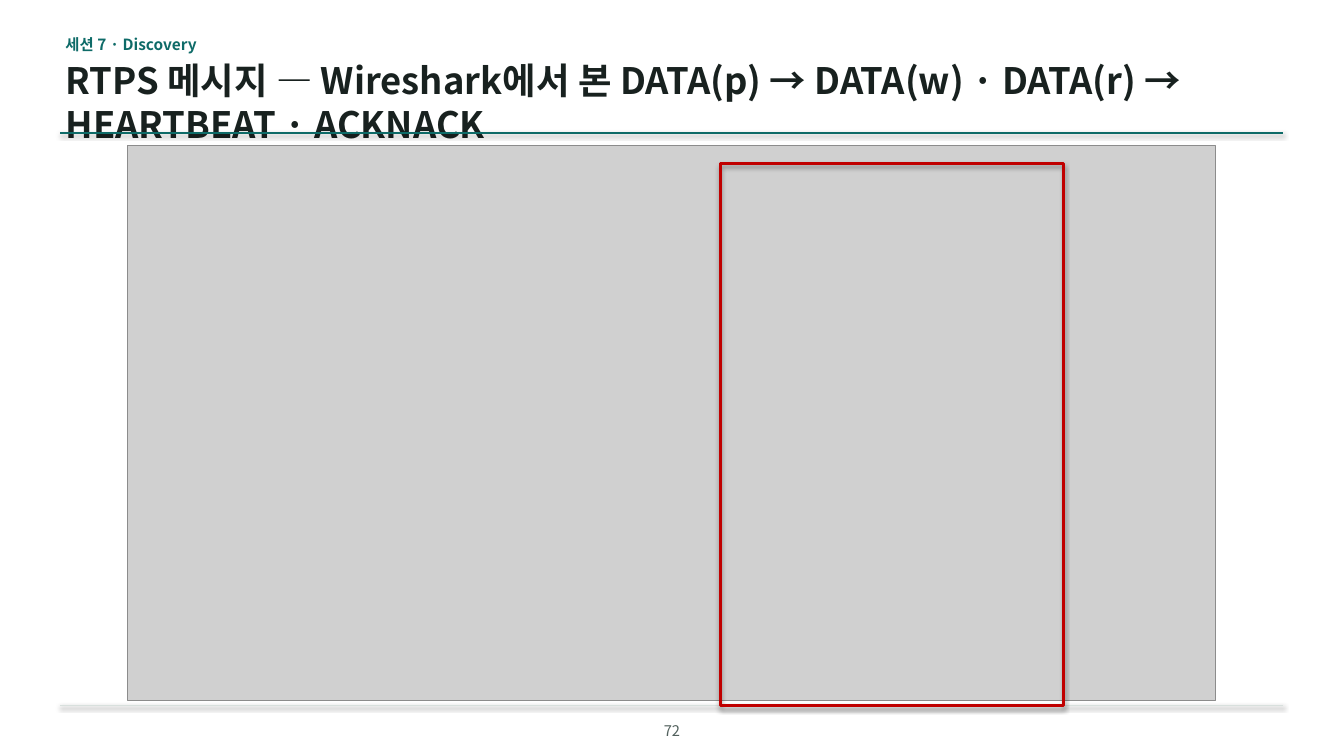
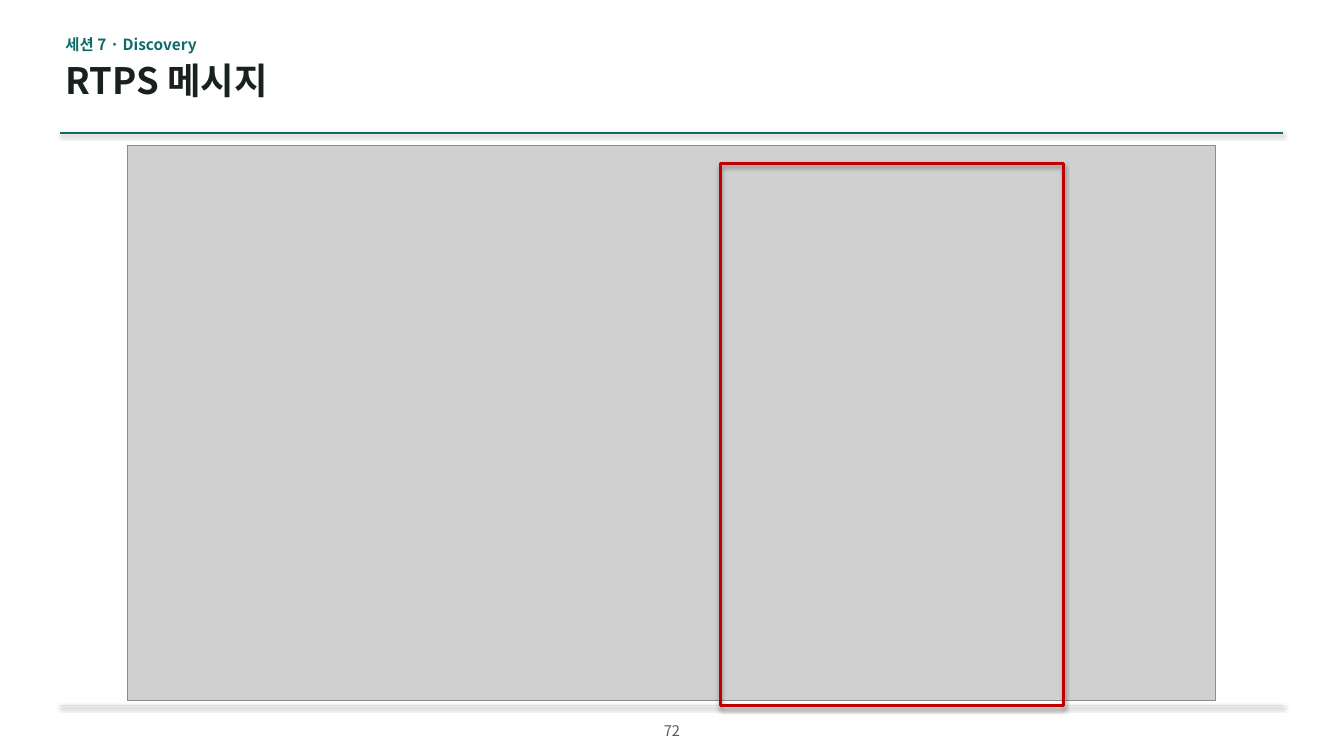
Before and after one commit to IntellectusCorp/int2DDS-lecture, a slide deck: slide 72 of int2dds-lecture-for-beginner.pptx. Drawn at 1344x756 pixels with LibreOffice and Linux fonts; fonts in the diff are those of the drawing; grey boxes stand for pictures; background and template pictures are left out. Boxes give left, top, right and bottom in pixels: in the first picture for what was removed or moved away, otherwise in the second. Text is boxed around its words. In the diff, an @@ line names an element or a change of style, - is before the commit and + after.

```diff
--- a/int2dds-lecture-for-beginner.pptx
+++ b/int2dds-lecture-for-beginner.pptx
@@ text at (65, 63, 267, 98): text changed @@
-RTPS 메시지 — Wireshark에서 본 DATA(p) → DATA(w) · DATA(r) → HEARTBEAT · ACKNACK
+RTPS 메시지
```
Also in this commit, not shown: 16 other slides changed, 3 slides added.
